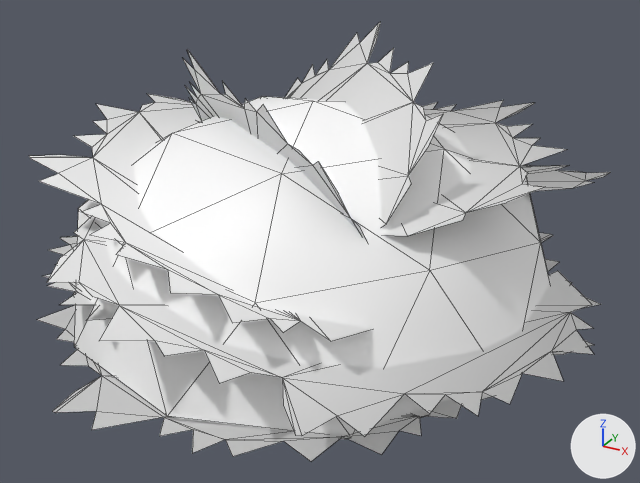
Renders of the glTF model misc/dino-simulator/mesh/foliage/bush.glb from each side of a commit.
Camera for both pictures: a camera (50 mm lens) standing at (0.761, 0.985, 0.797) and looking at (0.011, 2.349, 0.115). Arrows for +X, +Y and +Z are at lower right; the lights stay in place. The older version comes first. Mesh edges are drawn as thin lines. Where no turn or scale is listed for an object, it has been applied to the vertices.
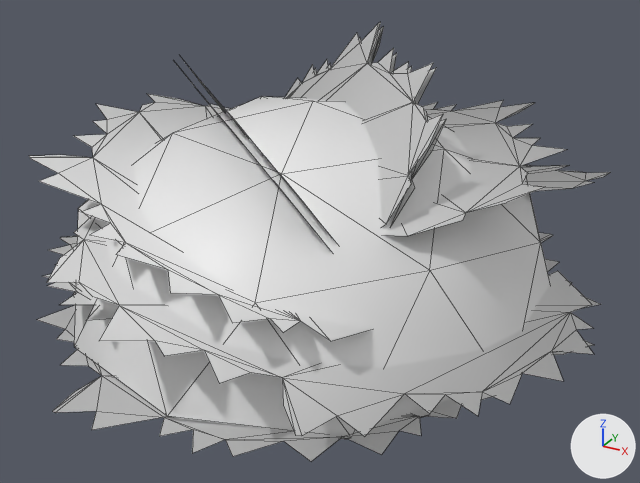
Changed parts and their boxes (x1, y1, x2, y2) in the pictures (640 x 483 px; the box of a moved part takes in the faces that stretch with it):
part 1 of me_mesh_0, moved or reshaped
    before: (183, 49, 367, 241)
    after: (178, 66, 313, 229)
part 2 of me_mesh_0, added
    after: (180, 56, 334, 240)
part 3 of me_mesh_0, added
    after: (301, 27, 446, 226)
part 4 of me_mesh_0, recoloured
    both: (29, 22, 609, 461)

Edits to the bpy script that builds the scene:
```text
Change me_mesh_0:
    used by ob_mesh_0; location = (-0.571, 2.972, -0.075)
    remove me_mesh_0.from_pydata(...)  # 387 vertices, 393 faces; spans x 0.0..1.123, y -1.169..0.0, z 0.0..0.58
    add me_mesh_0.from_pydata(...)  # 466 vertices, 477 faces; spans x 0.0..1.123, y -1.169..0.0, z 0.0..0.58
    me_mesh_0 part 1: the loose piece of 39 vertices spanning x 0.216..0.816, y -0.925..-0.428, z 0.127..0.564 is multiplied about its middle by the matrix ((0.987, 0.148, -0.065), (-0.155, 0.98, -0.122), (0.046, 0.13, 0.99)), then moved by (-0.001, 0.001, -0.001)
    me_mesh_0 part 2: the loose piece of 39 vertices spanning x 0.216..0.816, y -0.925..-0.428, z 0.127..0.564 is copied, and the copy is multiplied about its middle by the matrix ((0.987, 0.148, -0.065), (-0.155, 0.98, -0.122), (0.046, 0.13, 0.99)), then moved by (0.001, 0.016, 0.005); it spans x 0.255..0.788, y -0.955..-0.356, z 0.157..0.55
    me_mesh_0 part 3: the loose piece of 39 vertices spanning x 0.238..0.863, y -0.851..-0.378, z 0.16..0.58 is copied, and the copy is moved by (0.0, 0.013, -0.01); it spans x 0.238..0.864, y -0.839..-0.365, z 0.149..0.57
    me_mesh_0 part 4: 356 faces spanning x 0.0..1.123, y -1.169..0.0, z 0.0..0.58 switch from mat_foliage (white #ffffff) to no material
    other edits to the shape of me_mesh_0 do not show in these pictures
```
